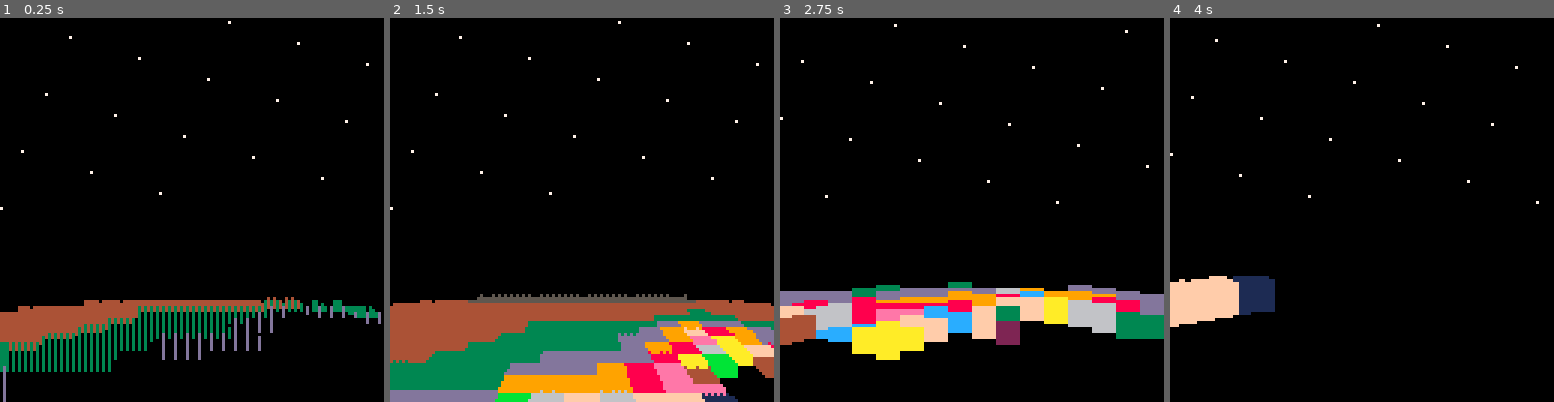
Above: before the commit, frames 1-4 (left to right).
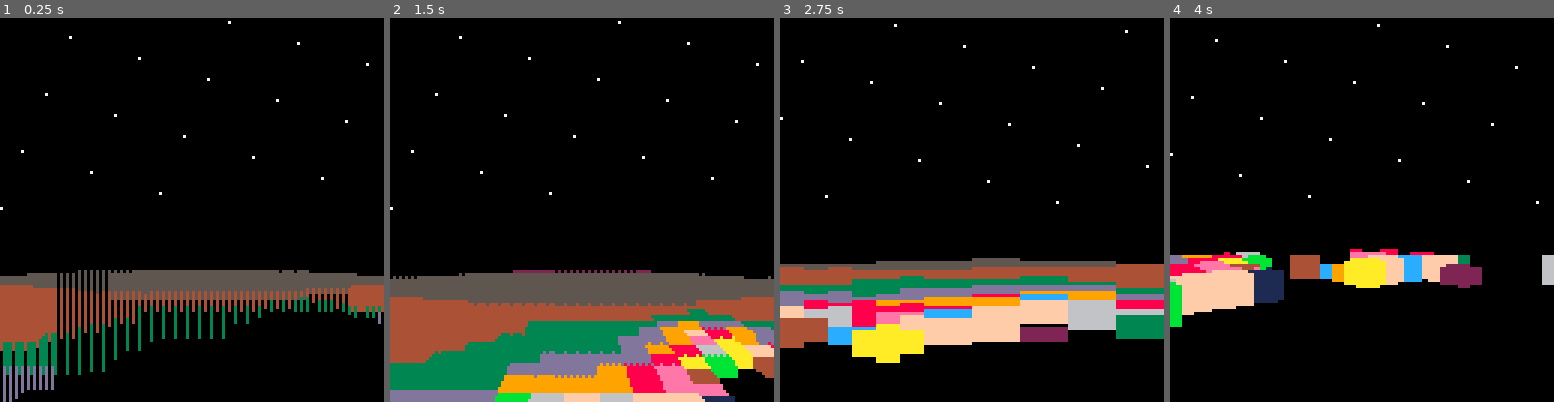
Above: after the commit, the same moments.

Repository: jcwilk/mandel3
Game: PICO-8 cartridge mandel3.p8
Same seed, same stepped clock (60 frames per second), same inputs: the game is played once before the commit and once after it.
Inputs:
- Up to frame 1 (0.25 s): no input
- Up to frame 2 (1.5 s): tap X (X key) at 0.33, 1.07 s; tap O (Z key) at 0.7 s
- Up to frame 3 (2.75 s): hold Right 1.6-2.1 s; tap O (Z key) at 1.7, 2.1, 2.5 s; tap X (X key) at 1.85 s; hold Up 2.15-2.42 s; hold Right from 2.47 s (still down)
- Up to frame 4 (4 s): tap O (Z key) at 2.9, 3.3, 3.7 s; tap X (X key) at 2.97 s; release Right at 3.03 s; hold Left 3.08-3.58 s; hold Down 3.63-3.97 s

The runs differ from the first frame. In frame 1, 12% of the frame differs, in the area x 0-100%, y 65-100%; in frame 2, 7.5%; in frame 3, 12%; in frame 4, 7.0%.

Commit message:
Walk on walls! Misc height/movements tweaks too

Diff:
--- a/mandel3.p8
+++ b/mandel3.p8
@@ -6,9 +6,9 @@
   colors={1,2,5,4,3,13,9,8,14,6,15,12,11,10,7}
 
   orig_field_of_view=1/6
-  orig_draw_distance=4
+  orig_draw_distance=6
   orig_turn_amount=.003
-  orig_speed = .03
+  orig_speed = .01
 
   --debug stuff, disable for release
   force_draw_width=false
@@ -26,7 +26,9 @@
   height_zoom_ratio = 1.05
   screen_width = -sin(field_of_view/2) * 2
 
-  player_height = 0.3
+  base_player_height = 0.3
+  player_height = base_player_height
+  player_foot_height = 0
   grid_size = 1/(2^4)
 
   player = {
@@ -62,27 +64,28 @@
     changed_position=true
     offset-=facing
   end
+
+  player.coords+= offset*speed
+
+  prog_man.current_max_iterations+=1/6
+
   if btn(4) then
     changed_height=true
-    player_height/= height_zoom_ratio
+    base_player_height/= height_zoom_ratio
   end
   if btn(5) then
     changed_height=true
-    player_height*= height_zoom_ratio
-  end
-
-  player.coords+= offset*speed*player_height
-
-  tick_bearing_v()
-
-  prog_man.current_max_iterations+=1/6
-end
-
-function tick_bearing_v()
-  if abs(player_bearing_v) > .0005 then
-    player_bearing_v-= tounit(player_bearing_v)*.0005
-    player.bearing+=player_bearing_v
-  end
+    base_player_height*= height_zoom_ratio
+  end
+
+  update_player_height()
+end
+
+function update_player_height()
+  local currx=round(player.coords.x/grid_size)*grid_size
+  local curry=round(player.coords.y/grid_size)*grid_size
+  player_foot_height+=mid(base_player_height*.1,base_player_height*-.1,-player_foot_height+(prog_man.current_max_iterations-mandelbrot(currx,curry,prog_man.current_max_iterations))/1000)
+  player_height=base_player_height+player_foot_height
 end
 
 progressive_coroutine=false
@@ -225,7 +228,7 @@
 end
 
 function raycast_pixel_column(pixel_column) -- TODO: pass in a copy of the player
-  local pa,pv,currx,curry,found,intx,inty,xstep,ystep,distance
+  local pa,pv,currx,curry,intx,inty,xstep,ystep,distance
   local height,distance_to_pixel_col,screeny,max_y,lowest_y,current_draw_distance,blocker_ratio
   local calc_screenx,screenx,draw_width
   local prog_man=pixel_column.prog_man
@@ -266,18 +269,63 @@
     intx= player.coords.x + distance * pv.x
   end
 
-  found=false
-
   distance_to_pixel_col = 1/cos(pa.val-player.bearing.val)
   max_y = 127
   lowest_y = 128
-  current_draw_distance=min(2,draw_distance*player_height)
+  current_draw_distance=min(2,draw_distance*base_player_height)
   blocker_ratio=false
   did_draw=false
   local max_wall_height=prog_man.current_max_iterations/1000
   local front_distance,temp_max_y
 
-  while not found and distance < current_draw_distance do
+  while distance < current_draw_distance do
+    front_distance=distance
+
+    iterations = mandelbrot(currx, curry, prog_man.current_max_iterations) --flr(10*(currx+curry))
+
+    if iterations < flr(prog_man.current_max_iterations) then
+      height = (prog_man.current_max_iterations-iterations)/1000
+      relative_height = height - player_height
+
+      if relative_height < 0 then
+        -- hack to make the distance calculated to the far wall rather than close wall for if we can see the top so it doesn't look empty
+        -- distance gets overwritten each iteration so this is (for now) fine to do
+        -- there's probably a more efficient way to do this, but screw it
+        if (currx + xstep/2 - intx) / pv.x < (curry + ystep/2 - inty) / pv.y then
+          distance = (currx + xstep/2 - player.coords.x) / pv.x
+        else
+          distance = (curry + ystep/2 - player.coords.y) / pv.y
+        end
+      end
+
+      screen_distance_from_center = relative_height * distance_to_pixel_col / distance
+
+      pixels_from_center = 128 * (screen_distance_from_center/screen_width)
+      screeny = flr(63.5 - pixels_from_center)
+
+      if screeny <= max_y then
+        if not did_draw then
+          temp_max_y=min(max_y,ceil(63.5 - 128 * ((-player_height * distance_to_pixel_col / front_distance)/screen_width))) --y of bottom front of stretched cube
+          if temp_max_y < max_y then
+            rectfill(screenx, temp_max_y+1, screenx+draw_width-1, max_y, 0)
+          end
+          max_y=min(temp_max_y,max_y)
+        end
+
+        if relative_height > 0 then
+          current_draw_distance=min(current_draw_distance,distance * (max_wall_height-player_height)/relative_height)
+        end
+
+        did_draw=true
+        rectfill(screenx, max_y, screenx+draw_width-1, screeny, colors[1+(iterations%14)])
+        lowest_y = min(screeny,lowest_y)
+        max_y = screeny-1
+        --printh(draw_width)
+      end
+    else
+      did_draw=false
+    end
+
     if (currx + xstep/2 - intx) / pv.x < (curry + ystep/2 - inty) / pv.y then
       intx= currx + xstep/2
       distance = (intx - player.coords.x) / pv.x
@@ -288,52 +336,6 @@
       distance = (inty - player.coords.y) / pv.y
       intx= player.coords.x + distance * pv.x
       curry+= ystep
-    end
-    front_distance=distance
-
-    iterations = mandelbrot(currx, curry, prog_man.current_max_iterations) --flr(10*(currx+curry))
-
-    if iterations < flr(prog_man.current_max_iterations) then
-      height = (prog_man.current_max_iterations-iterations)/1000
-      relative_height = height - player_height
-
-      if relative_height < 0 then
-        -- hack to make the distance calculated to the far wall rather than close wall for if we can see the top so it doesn't look empty
-        -- distance gets overwritten each iteration so this is (for now) fine to do
-        -- there's probably a more efficient way to do this, but screw it
-        if (currx + xstep/2 - intx) / pv.x < (curry + ystep/2 - inty) / pv.y then
-          distance = (currx + xstep/2 - player.coords.x) / pv.x
-        else
-          distance = (curry + ystep/2 - player.coords.y) / pv.y
-        end
-      end
-
-      screen_distance_from_center = relative_height * distance_to_pixel_col / distance
-
-      pixels_from_center = 128 * (screen_distance_from_center/screen_width)
-      screeny = flr(63.5 - pixels_from_center)
-
-      if screeny <= max_y then
-        if not did_draw then
-          temp_max_y=min(max_y,ceil(63.5 - 128 * ((-player_height * distance_to_pixel_col / front_distance)/screen_width))) --y of bottom front of stretched cube
-          if temp_max_y < max_y then
-            rectfill(screenx, temp_max_y+1, screenx+draw_width-1, max_y, 0)
-          end
-          max_y=min(temp_max_y,max_y)
-        end
-
-        if relative_height > 0 then
-          current_draw_distance=min(current_draw_distance,distance * (max_wall_height-player_height)/relative_height)
-        end
-
-        did_draw=true
-        rectfill(screenx, max_y, screenx+draw_width-1, screeny, colors[1+(iterations%14)])
-        lowest_y = min(screeny,lowest_y)
-        max_y = screeny-1
-        --printh(draw_width)
-      end
-    else
-      did_draw=false
     end
   end
 
Not shown, changed: index.js
